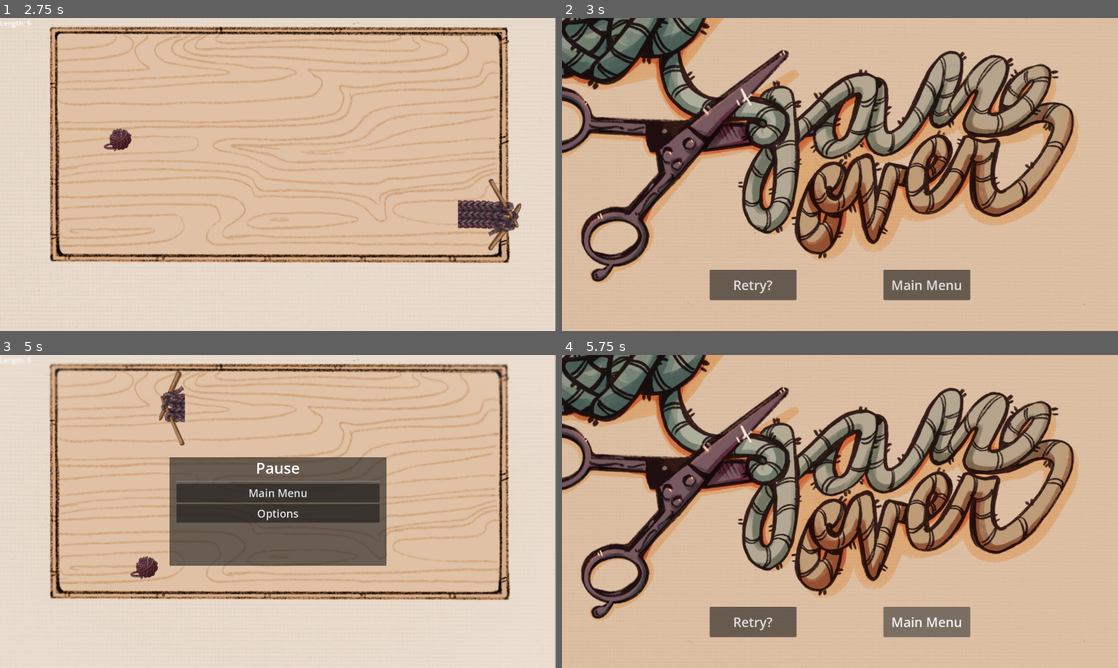
Above: before the commit, frames 1-4 (two rows, left to right).
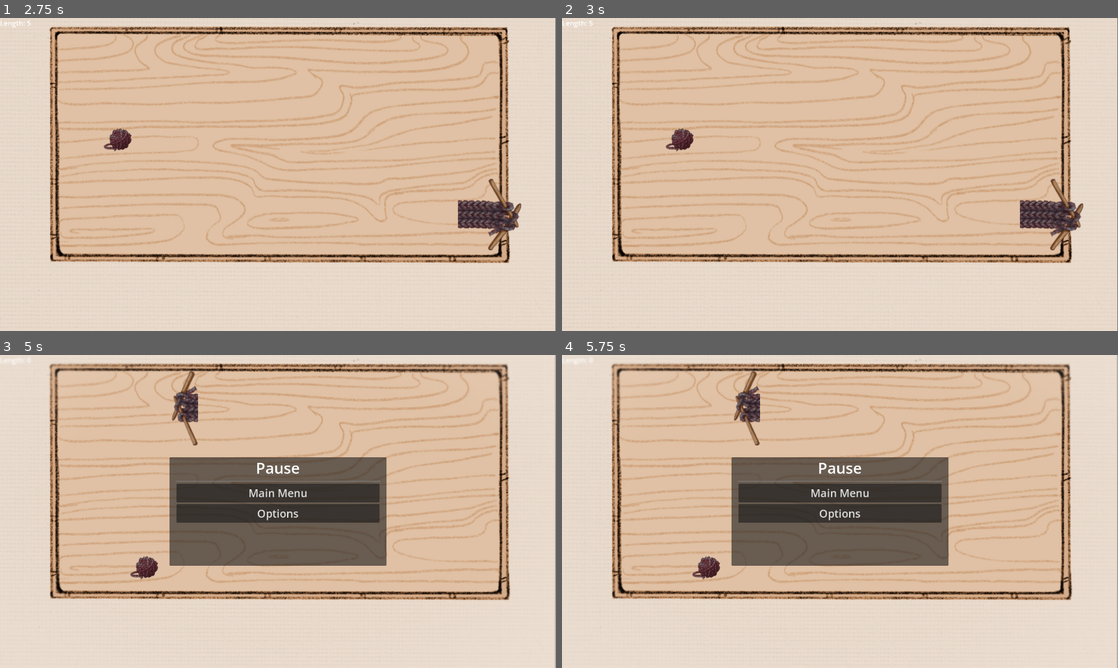
Above: after the commit, the same moments.

Repository: magaly3118/Serpentwine
Game: Godot game, scene res://Scenes/level.tscn
Same seed, same stepped clock (60 frames per second), same inputs: the game is played once before the commit and once after it.
Inputs:
- Up to frame 1 (2.75 s): hold Right (ui_right) 0.53-1.28 s; hold Down (ui_down) 1.28-2.03 s; hold Right (ui_right) from 2.03 s (still down)
- Up to frame 2 (3 s): release Right (ui_right) at 2.78 s; hold Up (ui_up) from 2.78 s (still down)
- Up to frame 3 (5 s): release Up (ui_up) at 3.5 s; click "Retry?" at 3.5 s; hold Left (ui_left) from 4.28 s (still down); tap Escape (ui_cancel) at 4.9 s
- Up to frame 4 (5.75 s): keep holding Left (ui_left)

Frame 1 is identical in both runs. In frame 2, 79% of the frame differs, in the area x 0-100%, y 0-100%; in frame 3, 0.9%; in frame 4, 79%.

Commit message:
Added code to stop snake moving when Pause menu is open, and renamed GameOver asset and moved it to Assets/Screens/ folder

Diff:
--- a/Knit-prototype/Scenes/game_over.tscn
+++ b/Knit-prototype/Scenes/game_over.tscn
@@ -1,7 +1,7 @@
-[gd_scene load_steps=3 format=3 uid="uid://bu37821fe5sf7"]
+[gd_scene load_steps=3 format=3 uid="uid://b8gb4lp7nj4go"]
 
 [ext_resource type="Script" path="res://Scenes/game_over.gd" id="1_4ugvf"]
-[ext_resource type="Texture2D" uid="uid://c5a6jo454xlgw" path="res://Assets/GamOver_Tiny.png" id="1_nb4wo"]
+[ext_resource type="Texture2D" uid="uid://c5a6jo454xlgw" path="res://Assets/Screens/GameOver_Tiny.png" id="1_nb4wo"]
 
 [node name="ColorRect" type="ColorRect"]
 custom_minimum_size = Vector2(1280, 720)
--- a/Knit-prototype/Scenes/pause_menu.tscn
+++ b/Knit-prototype/Scenes/pause_menu.tscn
@@ -11,6 +11,7 @@
 shader_parameter/blur_outer = 0.66
 
 [node name="PauseMenu" type="ColorRect"]
+z_index = 100
 material = SubResource("ShaderMaterial_mlrhb")
 custom_minimum_size = Vector2(1280, 720)
 offset_right = 1152.0
--- a/Knit-prototype/Scripts/bound.gd
+++ b/Knit-prototype/Scripts/bound.gd
@@ -18,4 +18,4 @@
 		print("collision into wall bounds") # prints into console
 	 #calling end_game func in level
 		var main = get_tree().get_first_node_in_group("main")
-		main.end_game()
+		main.end_game(0.3)
--- a/Knit-prototype/Scripts/level.gd
+++ b/Knit-prototype/Scripts/level.gd
@@ -69,10 +69,16 @@
 func _process(delta):
 	$VBoxContainer/VBoxContainer/score_lable.text = "Length: " + (str(score))
 
-func end_game():
-	$scarf.can_move = false
-	# add end game code!!!
-	#get_tree().paused = true
+func end_game(sec):
+	$scarf.can_move = false # stop scarf movement
+	await get_tree().create_timer(sec).timeout # wait for sounds to play
+
+	# delete scarf and body nodes
+	$scarf.queue_free()
+	var body_tiles = get_tree().get_nodes_in_group("body") # get all body tiles as a list
+	for tile in body_tiles: # for each scarf_body node in the list
+		tile.can_move = not tile.can_move # toggle can_move
+
 	# pops up the end game screen, need to resize the image with finalized asset
 	get_tree().change_scene_to_file("res://Scenes/game_over.tscn")
 
@@ -81,8 +87,10 @@
 		if OptionsScene.visible == false:
 			if PauseScene.visible == true:
 				PauseScene.visible = false
+				$scarf.toggle_can_move()
 			else:
 				PauseScene.visible = true
+				$scarf.toggle_can_move()
 
 func _input(event):
 	if PauseScene.visible == true:
--- a/Knit-prototype/Scripts/scarf.gd
+++ b/Knit-prototype/Scripts/scarf.gd
@@ -119,3 +119,10 @@
 	$head/needles_sprite_01.visible = not $head/needles_sprite_01.visible
 	$head/needles_sprite_02.visible = not $head/needles_sprite_02.visible
 	$head/knit_sound.play(0)
+
+
+func toggle_can_move():
+	can_move = not can_move
+	var body_tiles = get_tree().get_nodes_in_group("body") # get all body tiles as a list
+	for tile in body_tiles: # for each scarf_body node in the list
+		tile.can_move = not tile.can_move # toggle can_move
--- a/Knit-prototype/Scripts/scarf_body.gd
+++ b/Knit-prototype/Scripts/scarf_body.gd
@@ -48,4 +48,4 @@
 		print("collision into body") # prints into console
 	 	#calling end_game func in level
 		var main = get_tree().get_first_node_in_group("main")
-		main.end_game()
+		main.end_game(0.8)
Renamed: Knit-prototype/Assets/GamOver_Tiny.png -> Knit-prototype/Assets/Screens/GameOver_Tiny.png
Not shown, changed: Knit-prototype/Assets/Screens/GameOver_Tiny.png.import
